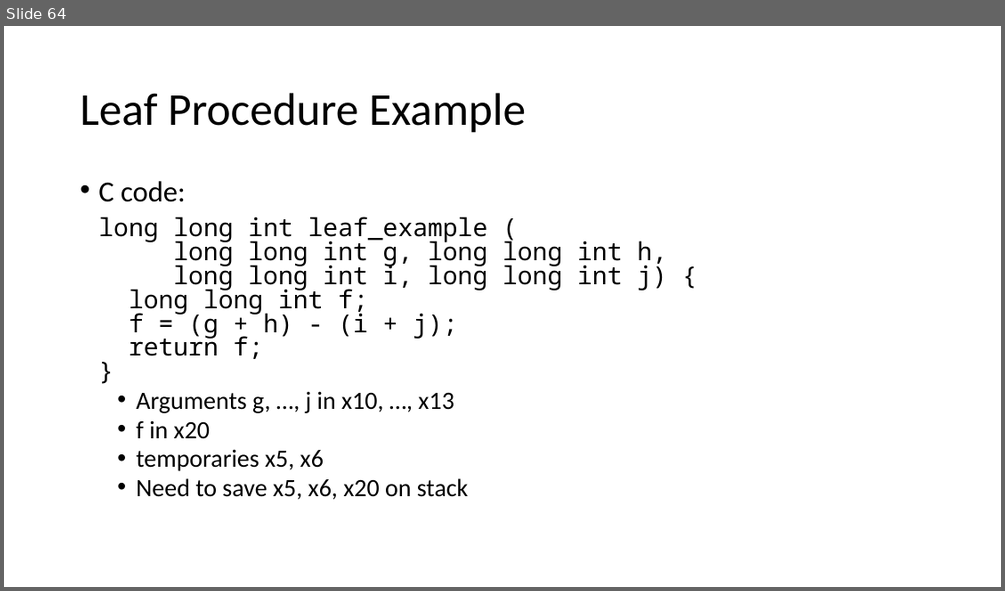
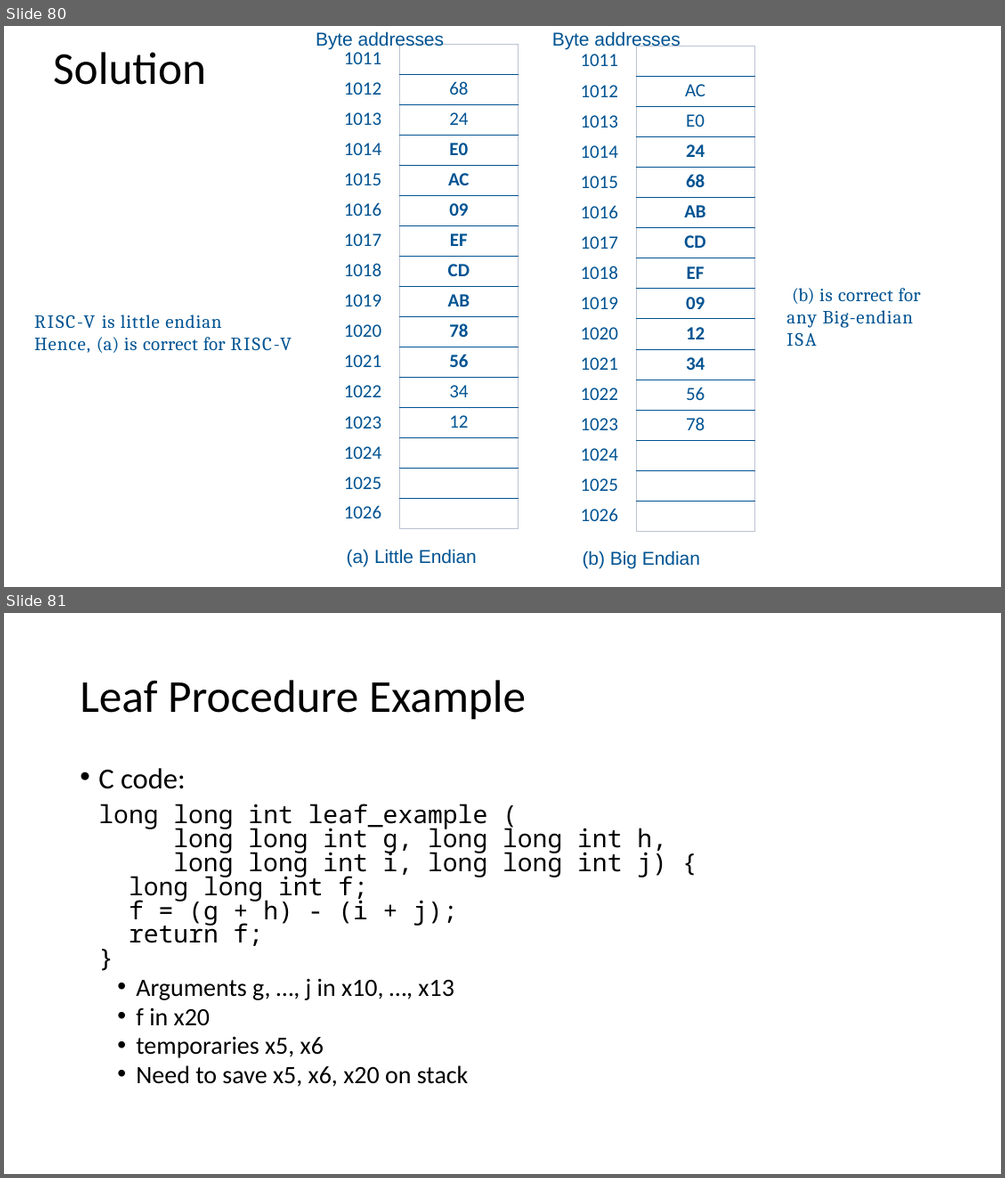
Before and after one commit to PG-DESD/CDAC_Sharing_Data, a slide deck: Microprocessor/TheoryLectures/RISC-V_Theory.pptx. Shown one above the other, each under a label of ours: slide 64 before the commit, slides 80 and 81 after it. The pictures are 1005x591 and 1005x1178 pixels, drawn with LibreOffice and Linux fonts; fonts in the diff are those of the drawing. Boxes give left, top, right and bottom in pixels: in the first picture for what was removed or moved away, otherwise in the second. Text is boxed around its words. In the diff, an @@ line names an element or a change of style, - is before the commit and + after.

```diff
--- a/Microprocessor/TheoryLectures/RISC-V_Theory.pptx
+++ b/Microprocessor/TheoryLectures/RISC-V_Theory.pptx
@@ slide 80 added at box(4, 26, 1001, 587), background #FFFFFF @@
@@ title added at box(53, 52, 206, 85), 44 pt, text #000000 @@
+Solution
@@ text added at box(316, 31, 444, 49), 18 pt, text #005392 @@
+Byte addresses
@@ table added at box(333, 52, 391, 524), 16 rows, 1 columns @@
+1011
+1012
+1013
+1014
+1015
+1016
+1017
+1018
+1019
+1020
+1021
+1022
+1023
+1024
+1025
+1026
@@ table added at box(399, 44, 518, 529), 16 rows, 1 columns @@
+
+68
+24
+E0
+AC
+09
+EF
+CD
+AB
+78
+56
+34
+12
+
+
+
@@ text added at box(552, 31, 680, 49), 18 pt, text #005392 @@
+Byte addresses
@@ table added at box(636, 46, 754, 532), 16 rows, 1 columns @@
+
+AC
+E0
+24
+68
+AB
+CD
+EF
+09
+12
+34
+56
+78
+
+
+
@@ table added at box(569, 54, 628, 527), 16 rows, 1 columns @@
+1011
+1012
+1013
+1014
+1015
+1016
+1017
+1018
+1019
+1020
+1021
+1022
+1023
+1024
+1025
+1026
@@ text added at box(786, 288, 921, 346), 18 pt, text #005392 @@
+(b) is correct for any Big-endian ISA
@@ text added at box(34, 314, 291, 353), 18 pt, text #005392 @@
+RISC-V is little endian
+Hence, (a) is correct for RISC-V
@@ text added at box(347, 548, 477, 566), 18 pt, text #005392 @@
+(a) Little Endian
@@ text added at box(582, 550, 700, 569), 18 pt, text #005392 @@
+(b) Big Endian
@@ what was slide 64 is now slide 81 @@
```
Also in this commit, not shown: 18 slides changed, 16 other slides added, 1 slide removed.
